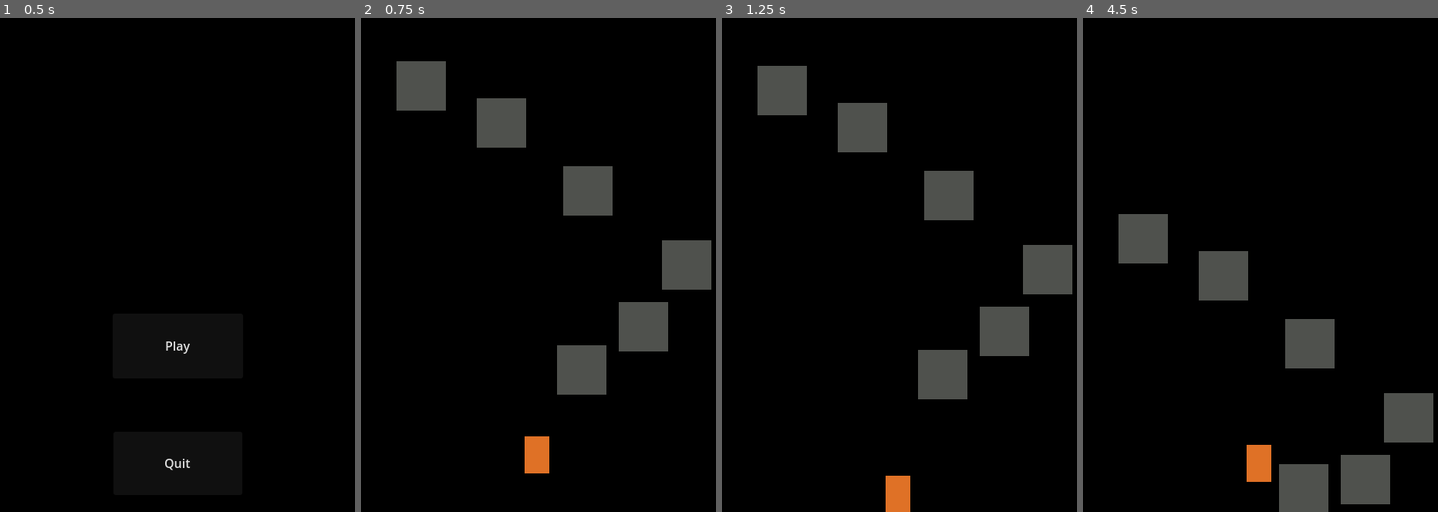
Above: before the commit, frames 1-4 (left to right).
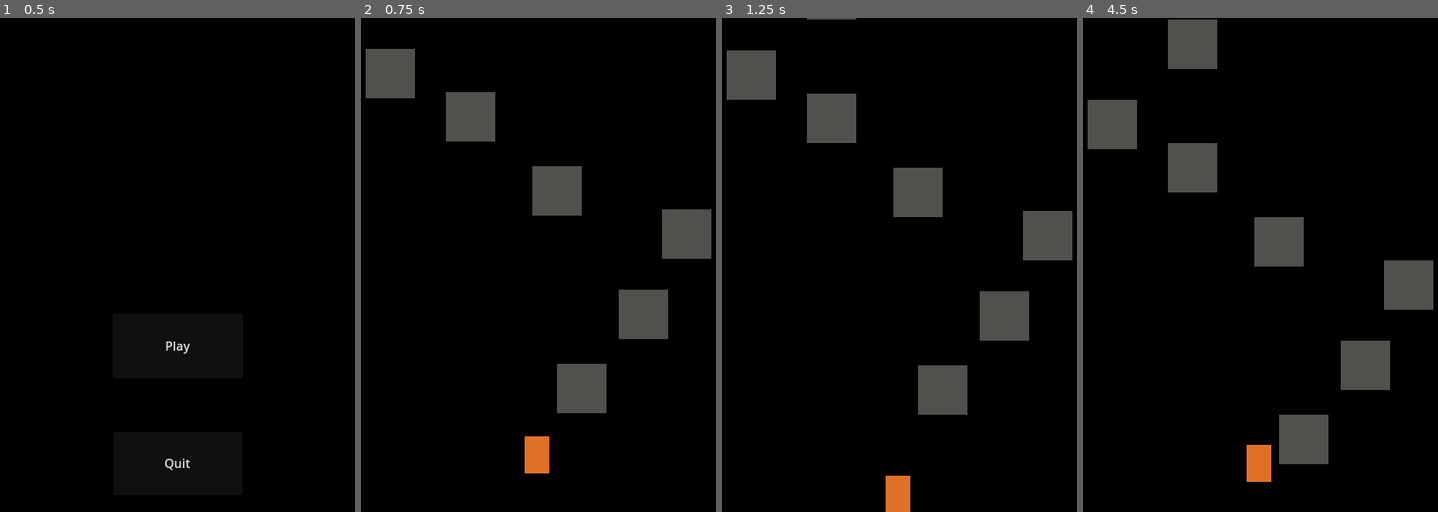
Above: after the commit, the same moments.

Repository: JachymDolezal/game-jam-solo
Game: Godot game, scene res://Menu/menu.tscn
Two runs of this game, one before a commit and one after it. Both use one fixed random seed, a clock stepped at 60 frames per second and the inputs below.
Inputs:
- Up to frame 1 (0.5 s): no input
- Up to frame 2 (0.75 s): click "Play" at 0.5 s
- Up to frame 3 (1.25 s): no input
- Up to frame 4 (4.5 s): hold Right (Arrow_right) 1.28-2.78 s; tap J (Ability) at 1.35, 2.85, 4.35 s; tap Space (Jump) at 1.52, 2.27, 3.77 s; tap Shift (Dash) at 2.1, 3.6 s; hold Left (Arrow_left) 2.78-3.53 s; hold Right (Arrow_right) from 3.53 s (still down)

Frame 1 is identical in both runs. In frame 2, 9.1% of the frame differs, in the area x 1-99%, y 6-80%; in frame 3, 9.5%; in frame 4, 18%, in the area x 1-99%, y 0-100%.

Commit message:
update todo and set obstacle speed

Diff:
--- a/Main/main.tscn
+++ b/Main/main.tscn
@@ -5,10 +5,10 @@
 [ext_resource type="PackedScene" uid="uid://2kvjleegv40p" path="res://obstacle_1.tscn" id="3_qivix"]
 
 [sub_resource type="RectangleShape2D" id="RectangleShape2D_wbkvr"]
-size = Vector2(8, 640)
+size = Vector2(16, 1152)
 
 [sub_resource type="RectangleShape2D" id="RectangleShape2D_nq2by"]
-size = Vector2(8, 640)
+size = Vector2(8, 1152)
 
 [node name="Main" type="Node2D"]
 
@@ -22,27 +22,37 @@
 [node name="CharacterBody2D" type="CharacterBody2D" parent="."]
 
 [node name="CollisionShape2D" type="CollisionShape2D" parent="CharacterBody2D"]
-position = Vector2(484, 320)
+position = Vector2(480, 64)
 shape = SubResource("RectangleShape2D_wbkvr")
 
 [node name="CollisionShape2D2" type="CollisionShape2D" parent="CharacterBody2D"]
-position = Vector2(-4, 320)
+position = Vector2(-4, 64)
 shape = SubResource("RectangleShape2D_nq2by")
 
 [node name="Obstacle1" parent="." instance=ExtResource("3_qivix")]
-position = Vector2(376, 400)
+position = Vector2(376, 384)
+gravity_scale = 0.01
 
 [node name="RigidBody2D" parent="." instance=ExtResource("3_qivix")]
-position = Vector2(296, 456)
+position = Vector2(296, 480)
+gravity_scale = 0.01
 
 [node name="RigidBody2D2" parent="." instance=ExtResource("3_qivix")]
-position = Vector2(432, 320)
+position = Vector2(432, 280)
+gravity_scale = 0.01
 
 [node name="RigidBody2D3" parent="." instance=ExtResource("3_qivix")]
-position = Vector2(304, 224)
+position = Vector2(264, 224)
+gravity_scale = 0.01
 
 [node name="RigidBody2D4" parent="." instance=ExtResource("3_qivix")]
-position = Vector2(192, 136)
+position = Vector2(152, 128)
+gravity_scale = 0.01
 
 [node name="RigidBody2D5" parent="." instance=ExtResource("3_qivix")]
-position = Vector2(88, 88)
+position = Vector2(48, 72)
+gravity_scale = 0.01
+
+[node name="RigidBody2D6" parent="." instance=ExtResource("3_qivix")]
+position = Vector2(152, -32)
+gravity_scale = 0.01
--- a/obstacle.gd
+++ b/obstacle.gd
@@ -4,7 +4,7 @@
 # Called when the node enters the scene tree for the first time.
 func _ready():
 	Despawn.one_shot = true
-	Despawn.wait_time = 10
+	Despawn.wait_time = 100
 	Despawn.start()
 
 # Called every frame. 'delta' is the elapsed time since the previous frame.
--- a/obstacle_1.tscn
+++ b/obstacle_1.tscn
@@ -10,7 +10,7 @@
 position = Vector2(-64, 0)
 mass = 0.02
 inertia = 1000.0
-gravity_scale = 0.03
+gravity_scale = 0.01
 lock_rotation = true
 script = ExtResource("1_61i4r")
 
Not shown, changed: README.md
